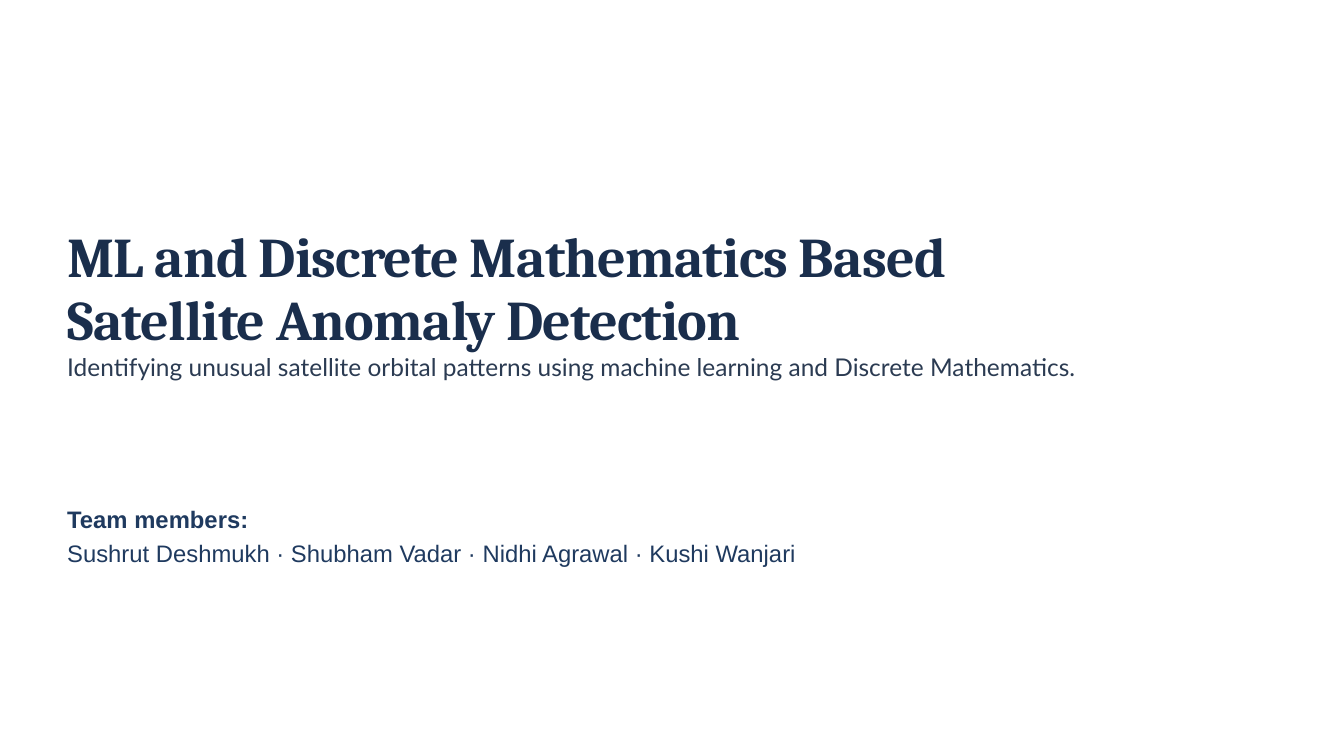
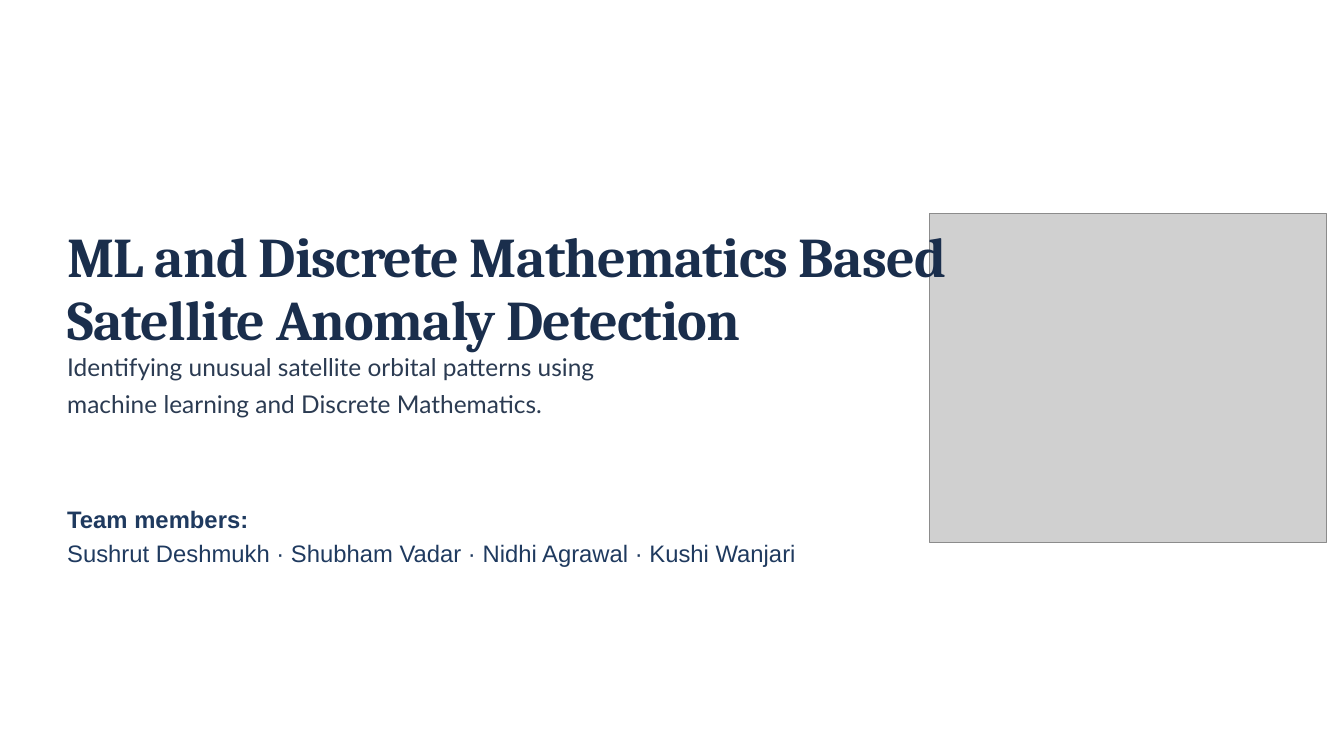
Before and after one commit to Sushrut2007/discrete-math-project, a slide deck: slide 1 of docs/dm_ppt_midsem.pptx. Drawn at 1344x756 pixels with LibreOffice and Linux fonts; fonts in the diff are those of the drawing; grey boxes stand for pictures. Boxes give left, top, right and bottom in pixels: in the first picture for what was removed or moved away, otherwise in the second. Text is boxed around its words. In the diff, an @@ line names an element or a change of style, - is before the commit and + after.

```diff
--- a/docs/dm_ppt_midsem.pptx
+++ b/docs/dm_ppt_midsem.pptx
@@ picture added at [929, 214, 1327, 542] @@
@@ text at [67, 358, 594, 418]: text changed @@
-Identifying unusual satellite orbital patterns using machine learning and Discrete Mathematics.
+Identifying unusual satellite orbital patterns using
+machine learning and Discrete Mathematics.
```
Also in this commit, not shown: 3 other slides changed, 5 other files.
